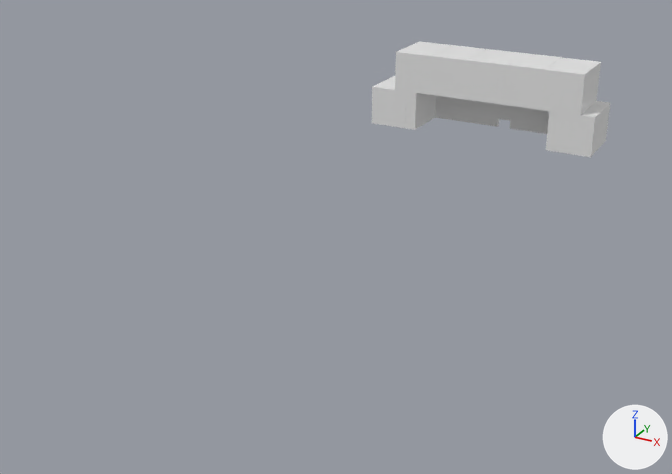
What one commit did to the Blender file Colossus Legacy/Assets/_Nishimoto/Map Assets/MyCreated Model/MountainCaveEnter.blend.
Both versions are drawn from a camera (50 mm lens) standing at (135.0, -473.0, 143.0) and looking at (-30.0, -173.0, -7.0). Arrows for +X, +Y and +Z are at lower right; the lights stay in place.

In view in the first picture: '立方体.001', '立方体.002', '立方体.003', '立方体.004', '立方体.005', '立方体.006', '立方体.007', '立方体.008', '立方体.009', '立方体.010'.
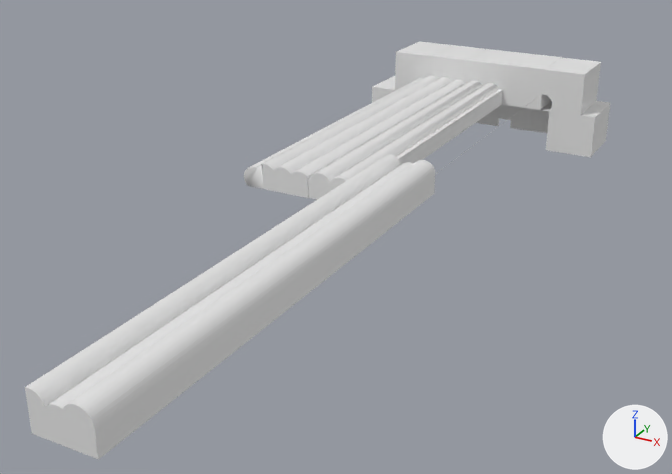
What differs and where, as boxes (x1, y1, x2, y2) in the pictures (672 x 474 px):
'立方体.011', added
    after: (25, 154, 435, 460)
'立方体.012', added
    after: (308, 80, 503, 199)
'立方体.013', added
    after: (263, 75, 465, 198)
'立方体.014', added
    after: (244, 76, 428, 189)
'立方体.003', unchanged, covered by the edit
    before: (405, 92, 460, 130)
'立方体.005', unchanged, covered by the edit
    before: (372, 76, 406, 128)
    after: (372, 76, 395, 103)

The edits, one by one:
Mesh me_立方体_019 is new.
It has 320 vertices, 162 faces and spans x -16.0..178.0, y -10.0..10.0, z -11.0..3.0.
Mesh me_立方体_023 is new.
It has 144 vertices, 74 faces and spans x -16.0..178.0, y -10.0..-1.0, z -11.0..0.0.
Mesh me_立方体_022 is new.
It has 286 vertices, 145 faces and spans x -16.0..178.0, y -10.0..10.0, z -11.0..0.0.
Mesh me_立方体_020 is new.
It has 234 vertices, 119 faces and spans x -16.0..178.0, y -10.0..10.0, z -11.0..1.0.
Object '立方体.010' (ob_立方体_010) gains a BOOLEAN modifier named 'ブーリアン'.
Modifier setting: object = ob_立方体_011.
Object '立方体.011' (ob_立方体_011) is new; it shows me_立方体_019.
Its location is (-7.2, -330.4, 21.0).
Its rotation in degrees is (0, 0, 90).
Object '立方体.014' (ob_立方体_014) is new; it shows me_立方体_023.
Its location is (-68.9, -164.9, 21.0).
Its rotation in degrees is (0, 0, 90).
Object '立方体.013' (ob_立方体_013) is new; it shows me_立方体_022.
Its location is (-48.5, -165.0, 21.0).
Its rotation in degrees is (0, 0, 90).
Object '立方体.012' (ob_立方体_012) is new; it shows me_立方体_020.
Its location is (-28.0, -164.7, 21.0).
Its rotation in degrees is (0, 0, 90).
